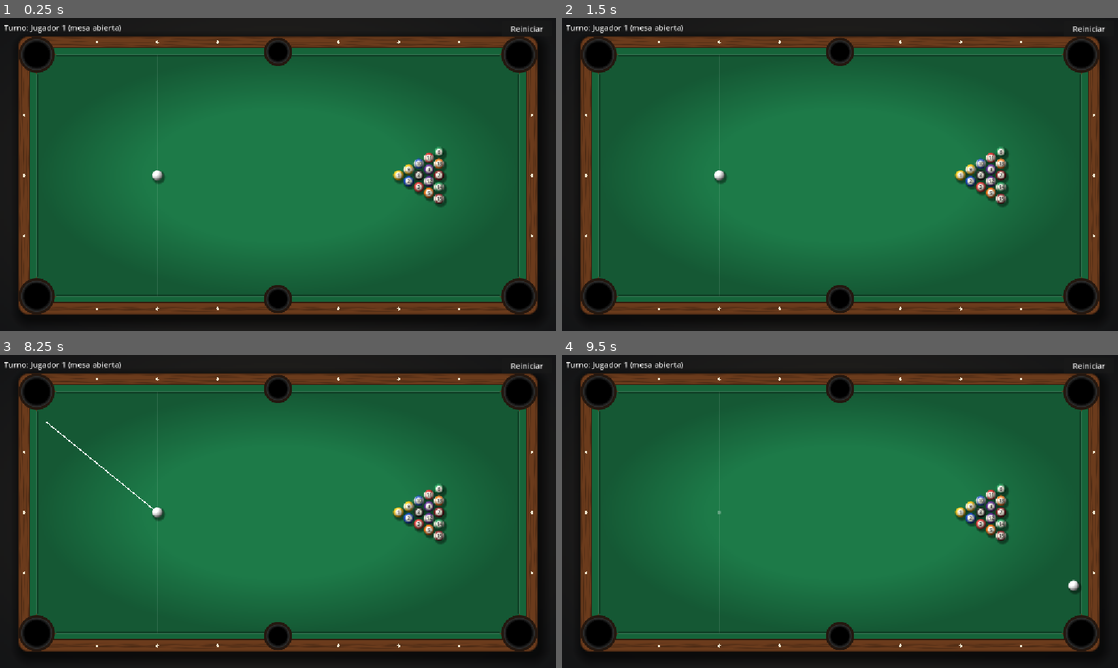
Above: before the commit, frames 1-4 (two rows, left to right).
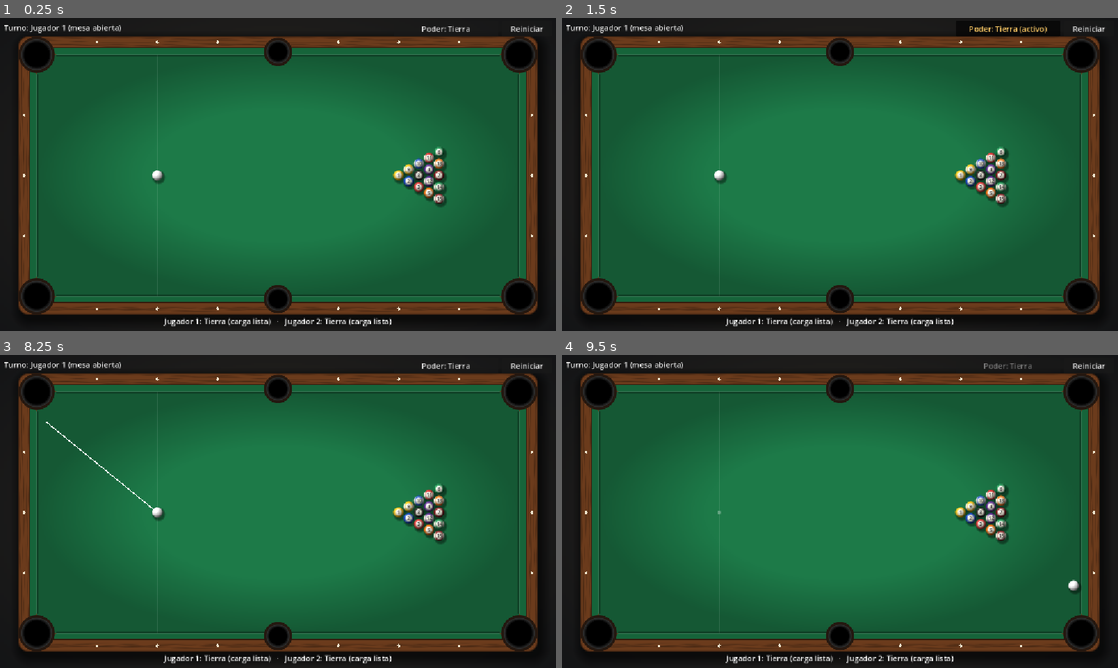
Above: after the commit, the same moments.

Repository: ElMasQueSuenaa/pool
Game: Godot game, scene res://scenes/main.tscn
The game is run twice, just before and just after one commit, with the same random seed, the same clock (stepped at 60 frames per second) and the same inputs.
Inputs (mouse positions are in pixels of both pictures, inside the frame that each line leads up to):
- Up to frame 1 (0.25 s): no input
- Up to frame 2 (1.5 s): click "Reiniciar" at 0.5 s; click (1006, 27) at 1.25 s, where only the run after the commit has a clickable "Poder: Tierra"
- Up to frame 3 (8.25 s): click (444, 364) at 2 s, where only the run after the commit has a clickable "Poder: Tierra (activo)"; click "Reiniciar" at 2.75 s; click "Reiniciar" at 3.5 s; click (444, 364) at 4.25 s, where only the run after the commit has a clickable "Poder: Tierra"; click (444, 364) at 5 s, where only the run after the commit has a clickable "Poder: Tierra (activo)"; click (444, 364) at 5.75 s, where only the run after the commit has a clickable "Poder: Tierra"; click (444, 364) at 6.5 s, where only the run after the commit has a clickable "Poder: Tierra (activo)"; tap Enter at 7.25 s; move the mouse to (400, 495) at 7.27 s; click (400, 495) at 7.42 s; tap Space at 8 s; drag from (166, 527) to (250, 574) at 8.02 s
- Up to frame 4 (9.5 s): move the mouse to (895, 442) at 8.77 s; click (895, 442) at 8.92 s

The runs differ from the first frame. In frame 1, 0.5% of the frame differs, in the area x 29-85%, y 2-99%; in frame 2, 0.6%, in the area x 29-88%, y 2-99%; in frame 3, 0.5%; in frame 4, 0.5%.

Commit message:
Fase 3: cargas de poder, botón Poder y Tierra
- powers.gd: 1 carga por jugador que se recupera a los 3 turnos propios,
  y un match por nación con el efecto sobre la blanca durante el tiro.
- Tierra: la blanca pesa 3 en ese tiro. Como el tiro fija la velocidad,
  sale igual de rápida; tras un choque de frente sigue con el 49 % de su
  velocidad (sin poder, el 2 %).
- HUD: botón Poder arriba (se activa antes de tirar) y abajo la nación
  y la carga de cada jugador.
- tests/test_powers.gd, también en CI: ciclo de cargas y efecto de Tierra.

Los dos jugadores son Tierra hasta que haya un segundo poder para elegir.

Co-Authored-By: Claude Opus 5.5 <noreply@anthropic.com>

Diff:
--- a/scenes/main.tscn
+++ b/scenes/main.tscn
@@ -21,6 +21,35 @@
 theme_override_colors/font_outline_color = Color(0, 0, 0, 1)
 theme_override_constants/outline_size = 4
 
+[node name="Poder" type="Button" parent="HUD"]
+anchors_preset = 1
+anchor_left = 1.0
+anchor_right = 1.0
+offset_left = -336.0
+offset_top = 6.0
+offset_right = -120.0
+offset_bottom = 38.0
+grow_horizontal = 0
+theme_override_colors/font_pressed_color = Color(1, 0.8, 0.4, 1)
+theme_override_colors/font_hover_pressed_color = Color(1, 0.8, 0.4, 1)
+toggle_mode = true
+
+[node name="Poderes" type="Label" parent="HUD"]
+anchors_preset = 7
+anchor_left = 0.5
+anchor_top = 1.0
+anchor_right = 0.5
+anchor_bottom = 1.0
+offset_left = -300.0
+offset_top = -32.0
+offset_right = 300.0
+offset_bottom = -6.0
+grow_horizontal = 2
+grow_vertical = 0
+theme_override_colors/font_outline_color = Color(0, 0, 0, 1)
+theme_override_constants/outline_size = 4
+horizontal_alignment = 1
+
 [node name="Reiniciar" type="Button" parent="HUD"]
 anchors_preset = 1
 anchor_left = 1.0
--- /dev/null
+++ b/scripts/powers.gd
@@ -0,0 +1,50 @@
+class_name Powers
+extends RefCounted
+
+## Poderes de las naciones. Cada jugador tiene 1 carga y la recupera tras RECHARGE_TURNS turnos
+## propios. Se activa con el botón de poder antes de tirar y afecta a la blanca en ese tiro;
+## al quedar la mesa en reposo todo vuelve a la normalidad.
+## Las cargas no tocan nodos (se prueban en tests/test_powers.gd); los efectos sí tocan la blanca.
+
+enum Nation { EARTH, FIRE, WATER, AIR }
+
+const NAMES := ["Tierra", "Fuego", "Agua", "Aire"]
+const RECHARGE_TURNS := 3
+const EARTH_MASS := 3.0
+
+var nations: Array[int] = [Nation.EARTH, Nation.EARTH]  # todos Tierra hasta que haya otro poder
+var wait: Array[int] = [0, 0]  # turnos propios que le faltan a cada jugador; 0 = cargado
+var armed := false  # el jugador del turno lo ha activado para el próximo tiro
+var active := -1  # nación cuyo efecto está en marcha en este tiro, -1 si ninguna
+
+
+func is_ready(player: int) -> bool:
+	return wait[player] == 0
+
+
+## Activa o desactiva el poder para el próximo tiro. Sin carga no hace nada.
+func toggle(player: int) -> void:
+	armed = is_ready(player) and not armed
+
+
+## Al empezar cada turno de un jugador le queda uno menos para recargar.
+func start_turn(player: int) -> void:
+	armed = false
+	wait[player] = maxi(wait[player] - 1, 0)
+
+
+func start_shot(player: int, cue_ball: Ball) -> void:
+	if not armed:
+		return
+	armed = false
+	wait[player] = RECHARGE_TURNS
+	active = nations[player]
+	match active:
+		Nation.EARTH:
+			# El tiro fija la velocidad, así que sale igual de rápida: solo pesa más al chocar
+			cue_ball.mass = EARTH_MASS
+
+
+func end_shot(cue_ball: Ball) -> void:
+	active = -1
+	cue_ball.mass = 1.0  # la de ball.tscn
--- a/scripts/table.gd
+++ b/scripts/table.gd
@@ -1,7 +1,7 @@
 class_name Table
 extends Node2D
 
-## Mesa: bandas, troneras, rack, turnos y bola en mano.
+## Mesa: bandas, troneras, rack, turnos, bola en mano y poderes.
 ## Estados: AIMING → ROLLING → (al quedar en reposo se aplican las reglas) → BALL_IN_HAND | AIMING | OVER
 ## El paño va de (0, 0) a (W, H); las bandas quedan fuera y dejan huecos en las troneras.
 
@@ -39,6 +39,7 @@
 var balls: Array[Ball] = []  # balls[n] es la bola número n
 var cue_ball: Ball
 var rules := Rules.new()
+var powers := Powers.new()
 var state := State.AIMING
 var pocketed: Array[int] = []
 var first_hit := -1
@@ -71,6 +72,7 @@
 	cue_ball = balls[0]
 	cue_ball.body_entered.connect(_on_cue_ball_hit)
 	$HUD/Reiniciar.pressed.connect(new_game)
+	$HUD/Poder.pressed.connect(_on_power_pressed)
 	new_game()
 
 
@@ -184,7 +186,11 @@
 	for b in balls:
 		if b.visible and b.linear_velocity != Vector2.ZERO:
 			return
+	powers.end_shot(cue_ball)
+	var shooter := rules.turn
 	rules.apply(first_hit, pocketed)
+	if rules.turn != shooter:
+		powers.start_turn(rules.turn)
 	if rules.rerack:
 		rack()
 	elif rules.winner >= 0:
@@ -202,6 +208,8 @@
 
 func new_game() -> void:
 	rules = Rules.new()
+	powers.end_shot(cue_ball)  # por si se reinicia con un poder en marcha
+	powers = Powers.new()
 	rack()
 	_update_hud()
 
@@ -222,8 +230,10 @@
 	first_hit = -1
 	shot_time = 0.0
 	state = State.ROLLING
-	# Velocidad directa y no impulso: no depende de la masa (Tierra solo tendrá que subir mass)
+	powers.start_shot(rules.turn, cue_ball)
+	# Velocidad directa y no impulso: no depende de la masa, así que Tierra solo sube mass
 	cue_ball.linear_velocity = velocity
+	_update_hud()
 
 
 ## ¿Cabe la blanca aquí? Dentro del paño y sin tocar bolas ni bandas.
@@ -241,6 +251,12 @@
 	cue_ball.place(pos)
 	state = State.AIMING
 	rules.message = ""
+	_update_hud()
+
+
+func _on_power_pressed() -> void:
+	if state == State.AIMING:
+		powers.toggle(rules.turn)
 	_update_hud()
 
 
@@ -260,3 +276,22 @@
 	if rules.message:
 		text += "\n" + rules.message
 	$HUD/Info.text = text
+
+	# Botón del jugador del turno, y abajo la nación y la carga de los dos
+	var p := rules.turn
+	var button: Button = $HUD/Poder
+	var nation: String = Powers.NAMES[powers.nations[p]]
+	if powers.armed:
+		button.text = "Poder: %s (activo)" % nation
+	elif powers.is_ready(p):
+		button.text = "Poder: " + nation
+	else:
+		button.text = "Poder: " + _charge(p)
+	button.set_pressed_no_signal(powers.armed)
+	button.disabled = state != State.AIMING or not powers.is_ready(p)
+	$HUD/Poderes.text = "   ·   ".join([0, 1].map(func(i): return "Jugador %d: %s (%s)" % [i + 1, Powers.NAMES[powers.nations[i]], _charge(i)]))
+
+
+func _charge(player: int) -> String:
+	var n: int = powers.wait[player]
+	return "carga lista" if n == 0 else "recarga en %d turno%s" % [n, "" if n == 1 else "s"]
--- /dev/null
+++ b/tests/test_powers.gd
@@ -0,0 +1,69 @@
+extends SceneTree
+
+## Cargas de los poderes y efecto de cada uno: godot --headless --fixed-fps 240 -s tests/test_powers.gd
+
+var fails := 0
+
+
+func check(name: String, ok: bool) -> void:
+	print(("ok    " if ok else "FALLO ") + name)
+	fails += int(not ok)
+
+
+func _initialize() -> void:
+	var table: Table = load("res://scenes/main.tscn").instantiate()
+	root.add_child(table)
+	await process_frame  # que corra _ready() antes de usar la mesa
+	var cue := table.cue_ball
+
+	var p := Powers.new()
+	check("al empezar los dos tienen la carga", p.is_ready(0) and p.is_ready(1))
+	p.toggle(0)
+	p.toggle(0)
+	p.start_shot(0, cue)
+	check("activar y desactivar no gasta la carga", p.is_ready(0) and p.active == -1)
+	p.toggle(0)
+	p.start_shot(0, cue)
+	check("tirar con el poder activado gasta la carga", not p.is_ready(0) and not p.armed and p.active == Powers.Nation.EARTH)
+	p.end_shot(cue)
+	p.toggle(0)
+	check("sin carga no se puede activar", not p.armed)
+	p.start_turn(0)
+	p.start_turn(0)
+	check("a los 2 turnos propios aún no ha recargado", not p.is_ready(0))
+	p.start_turn(0)
+	check("a los 3 turnos propios vuelve a tener la carga", p.is_ready(0) and p.is_ready(1))
+
+	# Tierra: tiro recto contra una bola sola. Sin poder la blanca se queda casi parada;
+	# con el triple de masa sigue hacia delante a la mitad de velocidad, más o menos.
+	var plain := await straight_shot(table, false)
+	var earth := await straight_shot(table, true)
+	check("Tierra: la blanca sigue tras el choque (%d%% de su velocidad; sin poder, %d%%)" % [int(earth * 100), int(plain * 100)], earth > 0.4 and plain < 0.1)
+	check("Tierra: en reposo la blanca vuelve a pesar 1 y el jugador espera la recarga", cue.mass == 1.0 and table.powers.wait[0] == Powers.RECHARGE_TURNS)
+
+	print("FALLOS: %d" % fails)
+	quit(fails)
+
+
+## La blanca, recta contra la 1 y sin más bolas. Devuelve la velocidad de la blanca justo
+## después del choque, como fracción de la que llevaba justo antes.
+func straight_shot(table: Table, power: bool) -> float:
+	table.new_game()
+	for b in table.balls.slice(2):
+		b.pocket()
+	table.cue_ball.place(Vector2(300, 250))
+	table.balls[1].place(Vector2(500, 250))
+	await physics_frame
+	if power:
+		table.powers.toggle(table.rules.turn)
+	table.shoot(Vector2(1000, 0))
+	var before := 0.0
+	while table.first_hit < 0:
+		before = table.cue_ball.linear_velocity.x
+		await physics_frame
+	for i in 8:
+		await physics_frame
+	var ratio := table.cue_ball.linear_velocity.x / before
+	while table.state == Table.State.ROLLING:
+		await physics_frame
+	return ratio
Not shown, added: scripts/powers.gd.uid
Not shown, added: tests/test_powers.gd.uid
Not shown, changed: .github/workflows/pages.yml
Not shown, changed: PLAN.md
